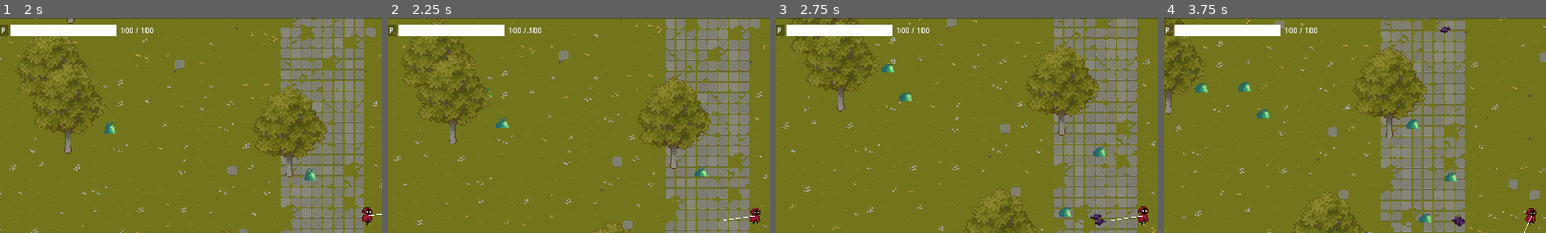
Above: before the commit, frames 1-4 (left to right).
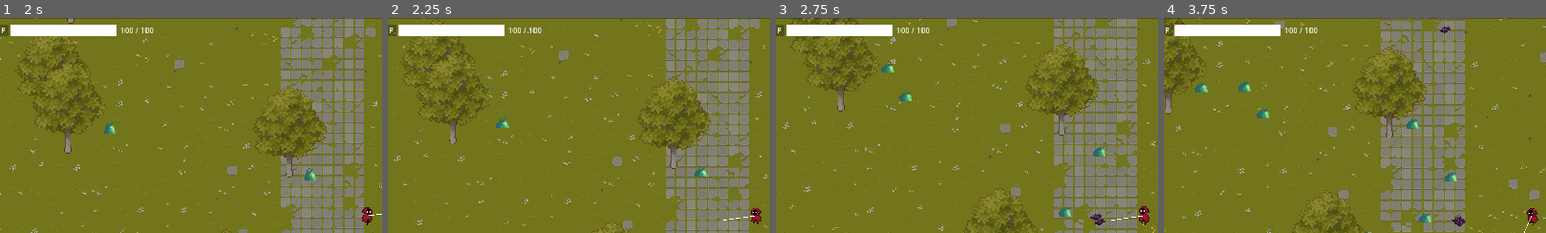
Above: after the commit, the same moments.

Repository: reyhanfarabi/project-survive
Game: Godot game, scene res://scenes/main_menu_screen_component.tscn
Two runs of this game, one before a commit and one after it. Both use one fixed random seed, a clock stepped at 60 frames per second and the inputs below.
Inputs (mouse positions are % of the whole screen's width and height, from its top left):
- Up to frame 1 (2 s): click "Start Game" at 0.5 s; move the mouse to (72, 45) at 1.27 s; hold D (right) from 1.28 s (still down); tap W (top) at 1.35 s
- Up to frame 2 (2.25 s): move the mouse to (30, 55) at 2.02 s; release D (right) at 2.03 s; hold S (down) from 2.03 s (still down); tap W (top) at 2.1 s
- Up to frame 3 (2.75 s): keep holding S (down)
- Up to frame 4 (3.75 s): move the mouse to (60, 28) at 2.77 s; release S (down) at 2.78 s; hold D (right) from 2.78 s (still down); tap W (top) at 2.85, 3.6 s; move the mouse to (45, 70) at 3.52 s
The pictures show only the part of the screen within x 2-52%, y 4-54%; the shares and areas given below are measured in that part.

Frame 1 is identical in both runs. In frame 2, 0.1% of the frame differs, in the area x 94-98%, y 88-96%; in frame 3, 0.1%; in frame 4, 0.1%, in the area x 94-98%, y 88-97%.

Commit message:
fix player character facing towards lookat

Diff:
--- a/scripts/player/player_look_at_component.gd
+++ b/scripts/player/player_look_at_component.gd
@@ -15,8 +15,7 @@
 
 
 func _process(_delta) -> void:
-	var input = Input.get_vector("left", "right", "top", "down")
-	_handle_sprite_facing(input)
+	_handle_sprite_facing(_get_mouse_lookat_vector())
 	_set_look_at(_get_mouse_lookat_vector())
 
 
